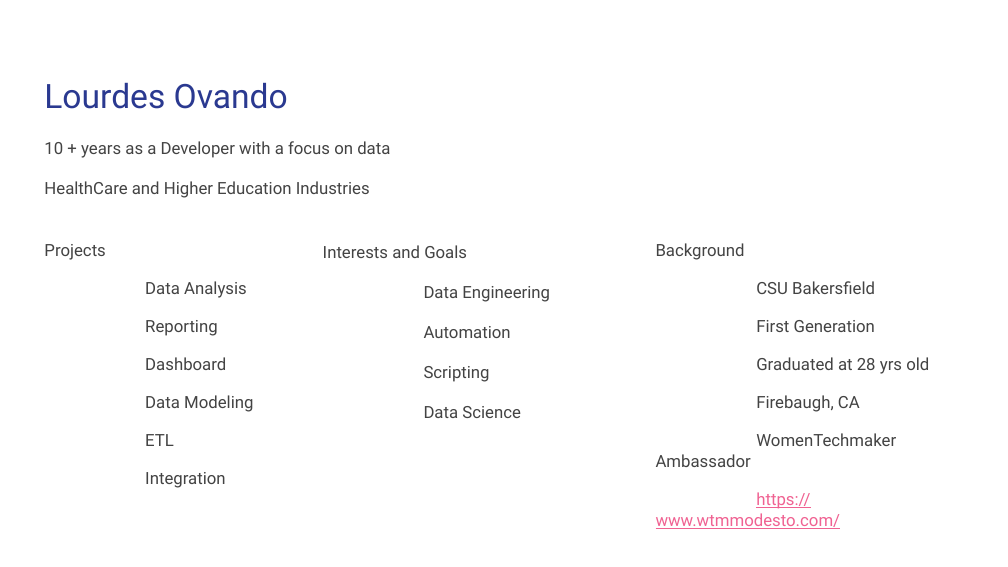
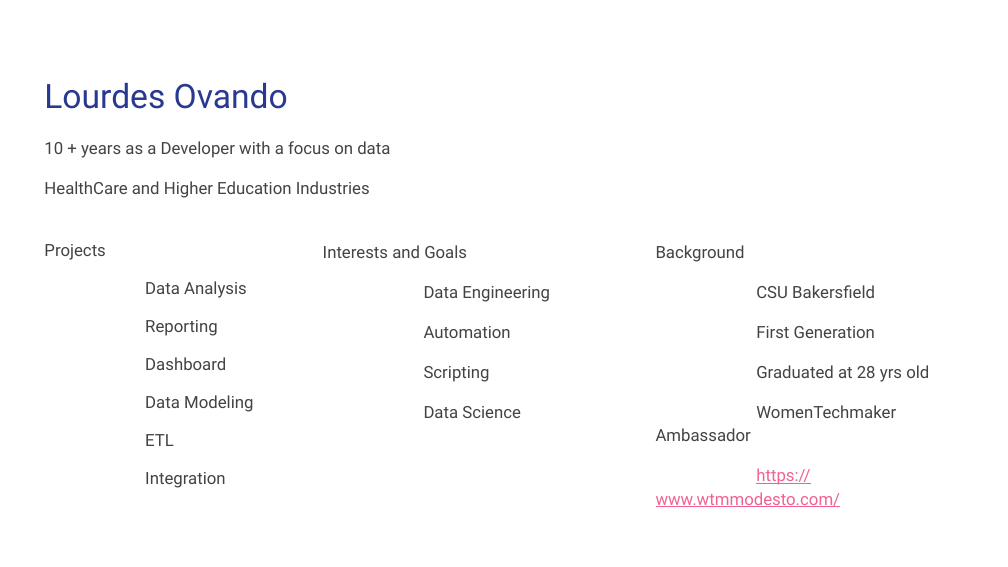
Before and after one commit to ovando-lulu/2022-tech-intersections-python, a slide deck: slide 2 of Python Libraries for Data Analysis and Visualization.pptx. Drawn at 1008x567 pixels with LibreOffice and Linux fonts; fonts in the diff are those of the drawing. Boxes give left, top, right and bottom in pixels: in the first picture for what was removed or moved away, otherwise in the second. Text is boxed around its words. In the diff, an @@ line names an element or a change of style, - is before the commit and + after.

```diff
--- a/Python Libraries for Data Analysis and Visualization.pptx
+++ b/Python Libraries for Data Analysis and Visualization.pptx
@@ text "Background" at box(656, 245, 929, 507): line spacing 1.05 to 1.15 @@
@@ text at box(756, 395, 860, 412): paragraph removed @@
-Firebaugh, CA
```
Also in this commit, not shown: 7 other slides changed, 1 slide added, 2 slides removed.
